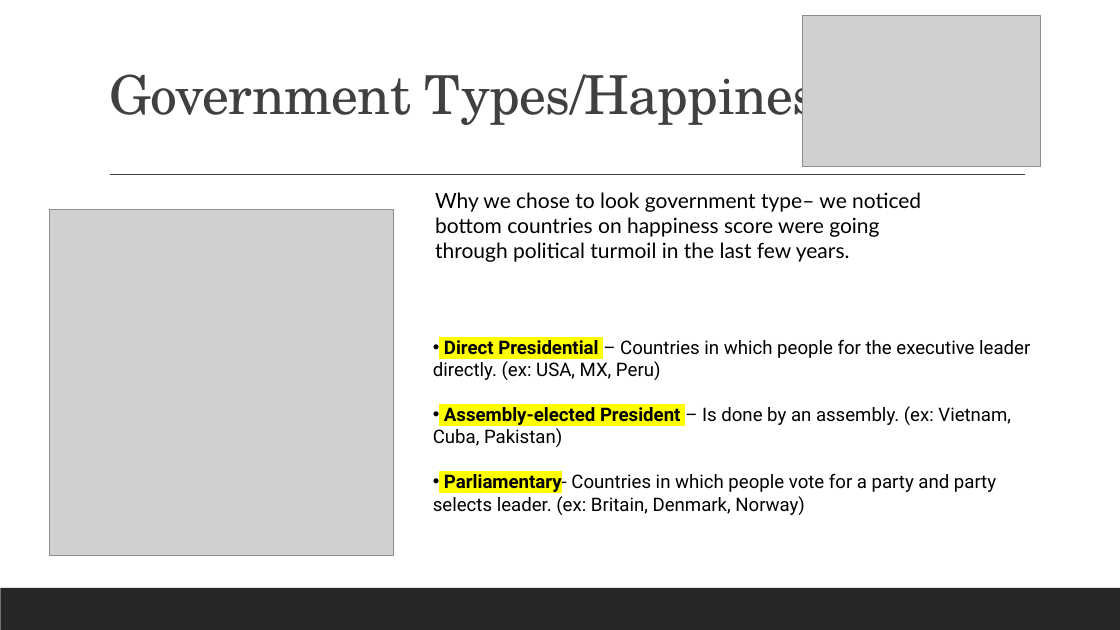
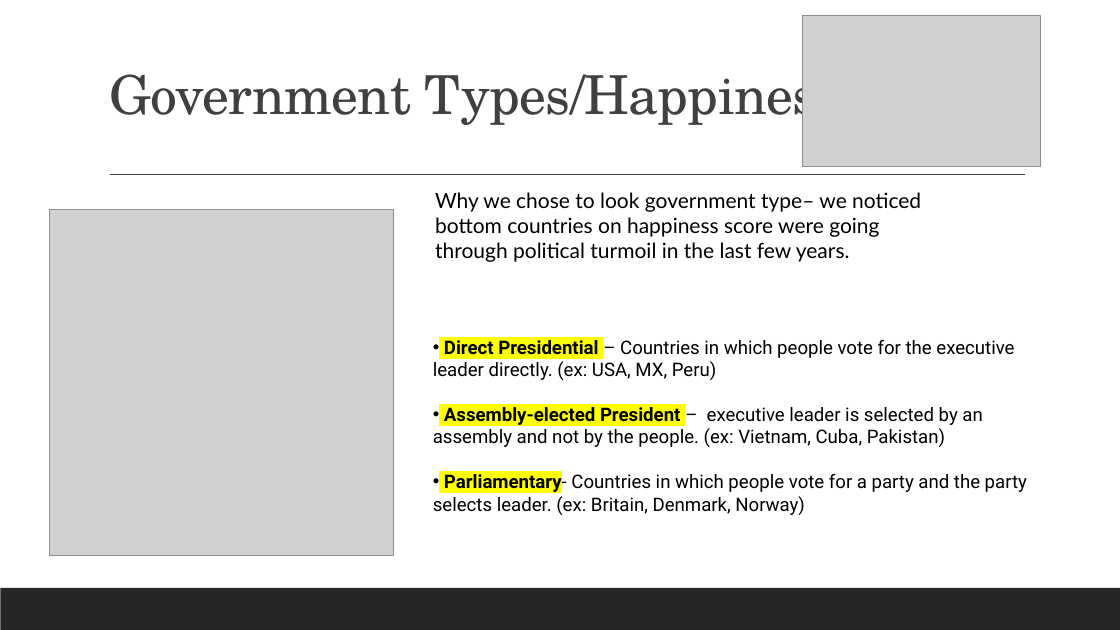
Before and after one commit to reginesgit/Factors-Contributing-to-a-Countrys-Happiness, a slide deck: slide 13 of Anaconda_Results_Presentation.pptx. Drawn at 1120x630 pixels with LibreOffice and Linux fonts; fonts in the diff are those of the drawing; grey boxes stand for pictures. Boxes give left, top, right and bottom in pixels: in the first picture for what was removed or moved away, otherwise in the second. Text is boxed around its words. In the diff, an @@ line names an element or a change of style, - is before the commit and + after.

Commit message:
updated Gov types

```diff
--- a/Anaconda_Results_Presentation.pptx
+++ b/Anaconda_Results_Presentation.pptx
@@ text at (x1=433, y1=340, x2=1027, y2=515): text changed @@
-• Direct Presidential – Countries in which people for the executive leader directly. (ex: USA, MX, Peru)
-• Assembly-elected President – Is done by an assembly. (ex: Vietnam, Cuba, Pakistan)
-• Parliamentary- Countries in which people vote for a party and party selects leader. (ex: Britain, Denmark, Norway)
+• Direct Presidential – Countries in which people vote for the executive leader directly. (ex: USA, MX, Peru)
+• Assembly-elected President – executive leader is selected by an assembly and not by the people. (ex: Vietnam, Cuba, Pakistan)
+• Parliamentary- Countries in which people vote for a party and the party selects leader. (ex: Britain, Denmark, Norway)
```
Also in this commit, not shown: 1 other file.
